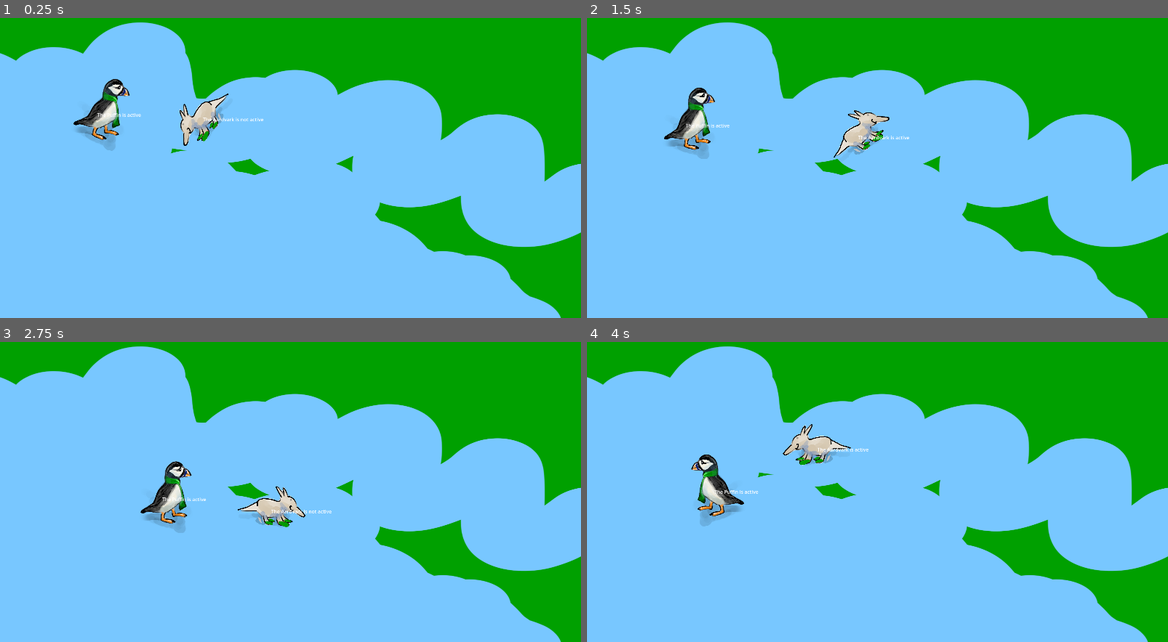
Above: before the commit, frames 1-4 (two rows, left to right).
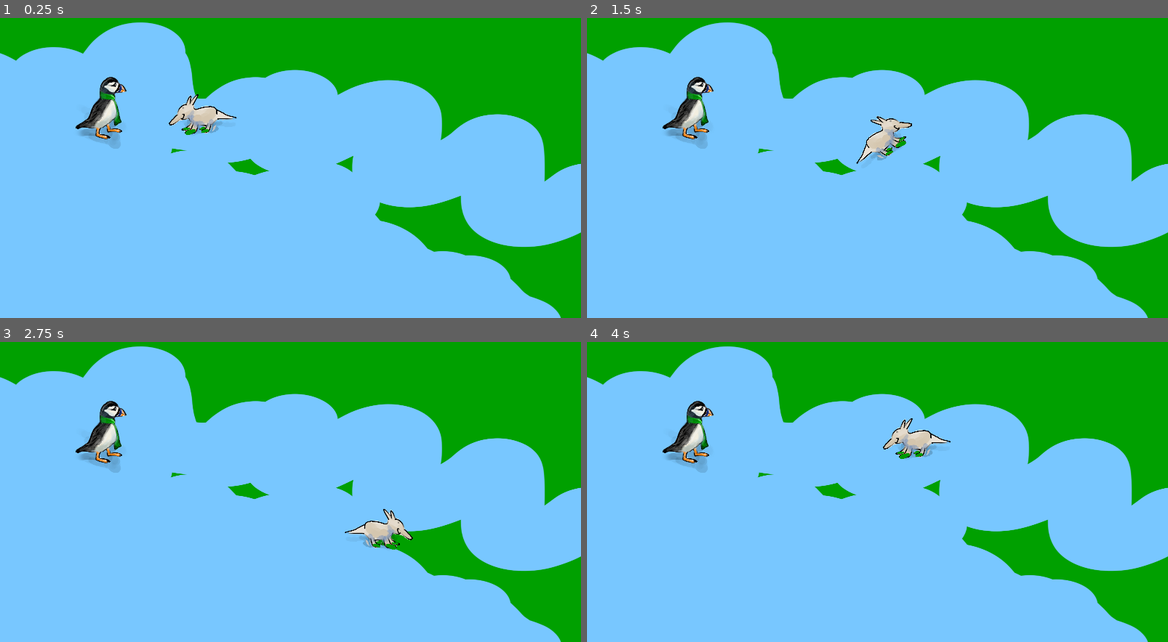
Above: after the commit, the same moments.

Repository: nino/amonarchic-aardvarks
Game: Godot game, scene res://node_2d.tscn
Two runs of this game, one before a commit and one after it. Both use one fixed random seed, a clock stepped at 60 frames per second and the inputs below.
Inputs:
- Up to frame 1 (0.25 s): no input
- Up to frame 2 (1.5 s): hold Right (ui_right) 0.53-1.28 s; hold Q 0.53-1.28 s; hold Down (ui_down) from 1.28 s (still down); tap Q at 1.35 s
- Up to frame 3 (2.75 s): release Down (ui_down) at 2.03 s; hold Right (ui_right) from 2.03 s (still down); hold Q from 2.03 s (still down)
- Up to frame 4 (4 s): release Right (ui_right) at 2.78 s; release Q at 2.78 s; hold Up (ui_up) 2.78-3.53 s; tap Q at 2.85 s; hold Left (ui_left) from 3.53 s (still down); hold Q from 3.53 s (still down)

The runs differ from the first frame. In frame 1, 1.6% of the frame differs, in the area x 12-46%, y 19-45%; in frame 2, 2.6%; in frame 3, 3.6%, in the area x 13-72%, y 19-70%; in frame 4, 3.5%.

Commit message:
Fix chestbump

Diff:
--- a/Aardvark.gd
+++ b/Aardvark.gd
@@ -1,5 +1,4 @@
 extends "res://CharacterBody2D.gd"
-
 
 # Called when the node enters the scene tree for the first time.
 func _ready():
--- a/CharacterBody2D.gd
+++ b/CharacterBody2D.gd
@@ -2,14 +2,14 @@
 
 signal bumped
 
-const SPEED = 300.0
+const SPEED = 400.0
 const JUMP_VELOCITY = -400.0
 
-# Get the gravity from the project settings to be synced with RigidBody nodes.
 var gravity = ProjectSettings.get_setting("physics/2d/default_gravity")
 var is_active = false
 
-var chestbump_is_pressed = false
+# Remove input handling vars
+# var chestbump_is_pressed = false
 
 func _walking_animation():
 	# Flip the sprite based on the direction.
@@ -31,52 +31,45 @@
 		active_string = "active"
 	$Label.text = "The " + name + " is " + active_string
 
-func _on_bumped():
-	print("The ", name, " received a signal, and is_active has been ", is_active)
-	_update_debug_text()
-	is_active = !is_active
+func move_in_direction(x_direction: float, y_direction: float):
+	if !is_active:
+		return
 
-func _perform_chestbump():
+	if y_direction:
+		velocity.y = y_direction * SPEED
+	else:
+		velocity.y = move_toward(velocity.y, 0, SPEED)
+
+	if x_direction:
+		velocity.x = x_direction * SPEED
+	else:
+		velocity.x = move_toward(velocity.x, 0, SPEED)
+
+	move_and_slide()
+	# _walking_animation()
+
+func perform_chestbump():
+	if !is_active:
+		return
+
+	var nearby_character: CharacterBody2D
+	for character in get_tree().get_nodes_in_group("Characters"):
+		var dist = character.global_position.distance_to(global_position)
+		if character != self and dist < 200:
+			nearby_character = character
+			break
+
 	var animation = "chestbump_animation_left"
 	if $Pic.flip_h:
 		animation = "chestbump_animation"
 
 	$Pic/PuffinAnimations.seek(0)
 	$Pic/PuffinAnimations.play(animation)
-
 	emit_signal("bumped")
-	_update_debug_text()
-
-
-func _chestbump():
-	if Input.is_key_pressed(KEY_Q):
-		if chestbump_is_pressed == false && is_active:
-			_perform_chestbump()
-			_update_debug_text()
-		chestbump_is_pressed = true
-	else:
-		chestbump_is_pressed = false
-
-func _process(delta):
-	_update_debug_text()
+	return nearby_character
 
 func _physics_process(delta):
 	if is_active:
 		_walking_animation()
-		_chestbump()
 
-		# Get the input direction and handle the movement/deceleration.
-		# As good practice, you should replace UI actions with custom gameplay actions.
-		var x_direction = Input.get_axis("ui_left", "ui_right")
-		var y_direction = Input.get_axis("ui_up", "ui_down")
-		if y_direction:
-			velocity.y = y_direction * SPEED
-		else:
-			velocity.y = move_toward(velocity.y, 0, SPEED)
-
-		if x_direction:
-			velocity.x = x_direction * SPEED
-		else:
-			velocity.x = move_toward(velocity.x, 0, SPEED)
-
-		move_and_slide()
+	_update_debug_text()
--- /dev/null
+++ b/PlayerController.gd
@@ -0,0 +1,34 @@
+extends Node
+
+@export var default_character_path: NodePath
+var controlled_character: CharacterBody2D
+var chestbump_is_pressed = false
+
+func _ready():
+	if default_character_path:
+		var default_character = get_node(default_character_path)
+		switch_control_to(default_character)
+
+func _physics_process(_delta: float):
+	if !controlled_character:
+		return
+
+	var x_direction = Input.get_axis("ui_left", "ui_right")
+	var y_direction = Input.get_axis("ui_up", "ui_down")
+	controlled_character.move_in_direction(x_direction, y_direction)
+
+	if Input.is_key_pressed(KEY_Q):
+		if !chestbump_is_pressed:
+			var next_active = controlled_character.perform_chestbump()
+			print(next_active)
+			if next_active:
+				switch_control_to(next_active)
+		chestbump_is_pressed = true
+	else:
+		chestbump_is_pressed = false
+
+func switch_control_to(character: CharacterBody2D):
+	if controlled_character:
+		controlled_character.is_active = false
+	character.is_active = true
+	controlled_character = character
--- a/Puffin.gd
+++ b/Puffin.gd
@@ -2,5 +2,4 @@
 
 # Called when the node enters the scene tree for the first time.
 func _ready():
-	is_active = true
 	name = "Puffin"
--- a/node_2d.tscn
+++ b/node_2d.tscn
@@ -1,10 +1,11 @@
-[gd_scene load_steps=11 format=3 uid="uid://ygwtopydr0qr"]
+[gd_scene load_steps=12 format=3 uid="uid://ygwtopydr0qr"]
 
 [ext_resource type="Script" path="res://Puffin.gd" id="1_n8kei"]
 [ext_resource type="Texture2D" uid="uid://d1nobw60nyixi" path="res://Puffin_sweaty.png" id="2_6hnje"]
 [ext_resource type="Texture2D" uid="uid://bijo7j4daus3y" path="res://Untitled_Artwork.png" id="3_7i0mn"]
 [ext_resource type="Script" path="res://Aardvark.gd" id="4_h002y"]
 [ext_resource type="Texture2D" uid="uid://buvkqom48mby5" path="res://Aardvark_sweaty.png" id="4_qb6cw"]
+[ext_resource type="Script" path="res://PlayerController.gd" id="6_lsu02"]
 
 [sub_resource type="Animation" id="Animation_ahiet"]
 resource_name = "chestbump_animation"
@@ -52,7 +53,7 @@
 
 [node name="Node2D" type="Node2D"]
 
-[node name="Puffin" type="CharacterBody2D" parent="."]
+[node name="Puffin" type="CharacterBody2D" parent="." groups=["Characters"]]
 z_index = 9
 position = Vector2(321, 396)
 disable_mode = 2
@@ -60,7 +61,6 @@
 
 [node name="Pic" type="Sprite2D" parent="Puffin"]
 position = Vector2(12, 4)
-rotation = 0.776672
 scale = Vector2(0.320144, 0.320144)
 texture = ExtResource("2_6hnje")
 flip_h = true
@@ -76,6 +76,7 @@
 shape = SubResource("CapsuleShape2D_aftqa")
 
 [node name="Label" type="Label" parent="Puffin"]
+visible = false
 offset_right = 40.0
 offset_bottom = 23.0
 
@@ -87,12 +88,11 @@
 scale = Vector2(0.984131, 0.618652)
 texture = ExtResource("3_7i0mn")
 
-[node name="Aardvark" type="CharacterBody2D" parent="."]
+[node name="Aardvark" type="CharacterBody2D" parent="." groups=["Characters"]]
 position = Vector2(671, 411)
 script = ExtResource("4_h002y")
 
 [node name="Pic" type="Sprite2D" parent="Aardvark"]
-rotation = -0.776672
 scale = Vector2(0.289579, 0.289579)
 texture = ExtResource("4_qb6cw")
 
@@ -108,8 +108,13 @@
 shape = SubResource("CapsuleShape2D_47w4a")
 
 [node name="Label" type="Label" parent="Aardvark"]
+visible = false
 offset_right = 40.0
 offset_bottom = 23.0
 
+[node name="PlayerController" type="Node" parent="."]
+script = ExtResource("6_lsu02")
+default_character_path = NodePath("../Aardvark")
+
 [connection signal="bumped" from="Puffin" to="Aardvark" method="_on_bumped"]
 [connection signal="bumped" from="Aardvark" to="Puffin" method="_on_bumped"]
